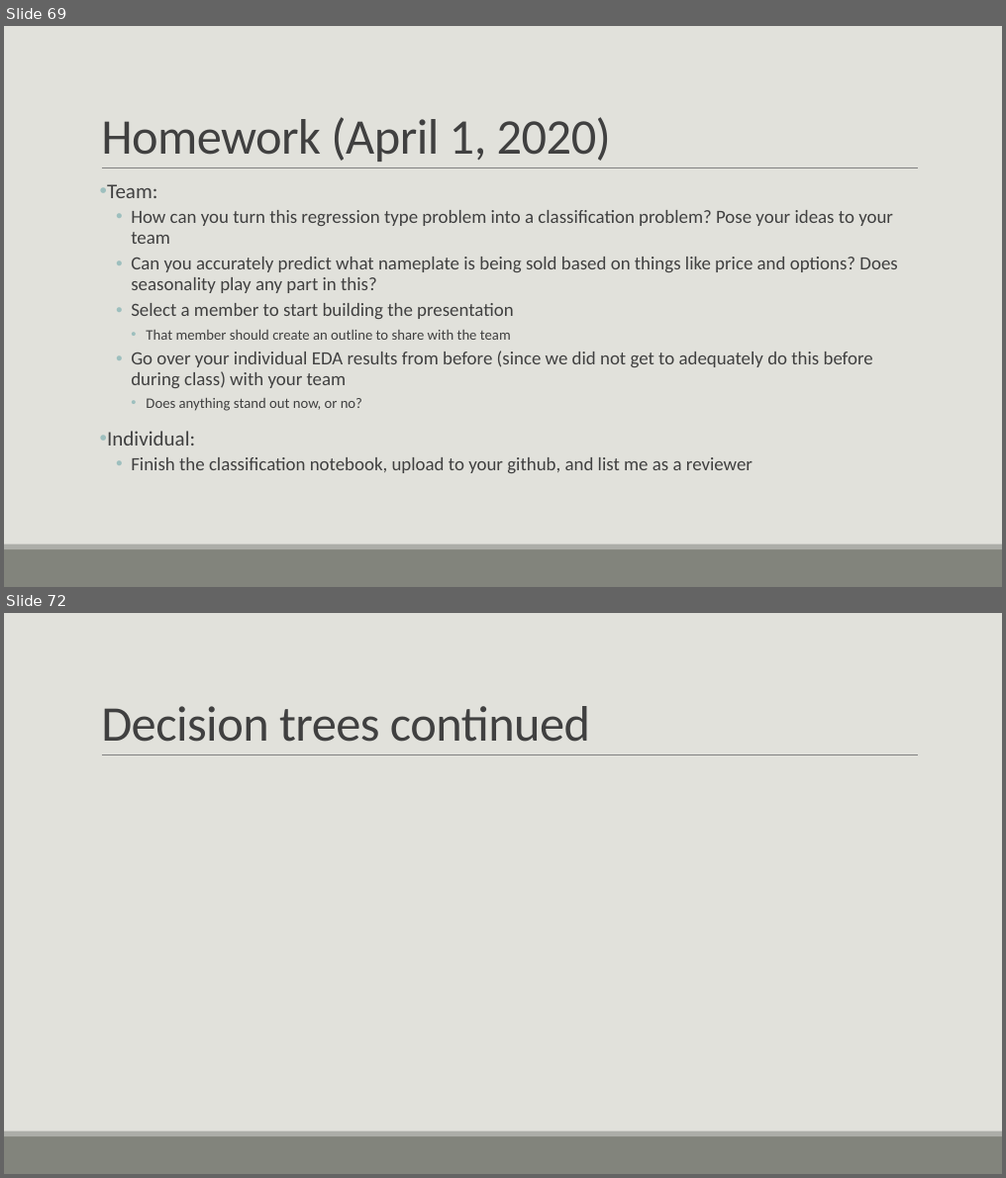
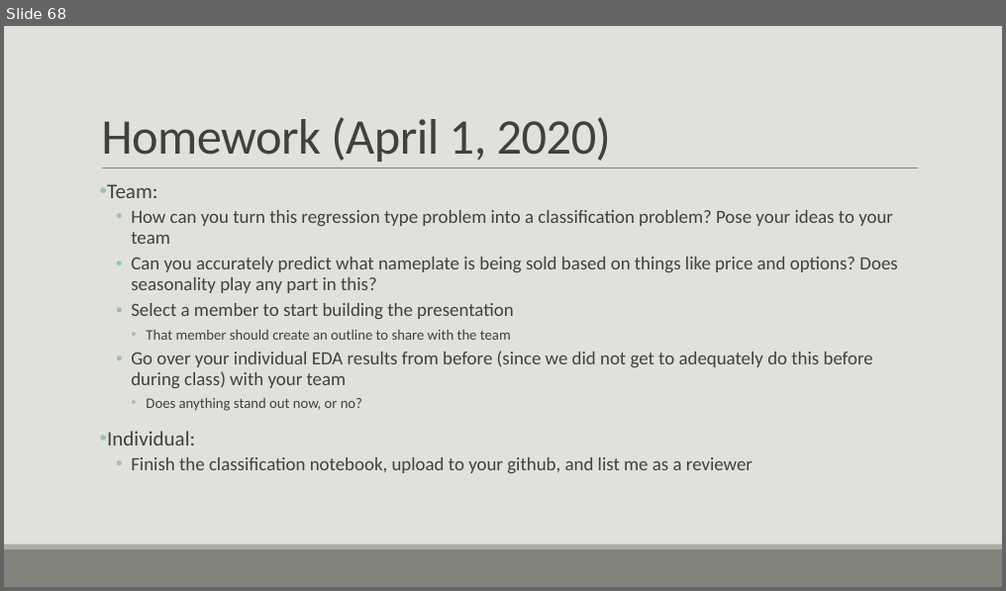
Before and after one commit to casey-whorton-waynestate/public-course-content, a slide deck: Wayne State Course.pptx. Shown one above the other, each under a label of ours: slides 69 and 72 before the commit, slide 68 after it; the slides between them are not shown. The pictures are 1006x1178 and 1006x591 pixels, drawn with LibreOffice and Linux fonts; fonts in the diff are those of the drawing. Boxes give left, top, right and bottom in pixels: in the first picture for what was removed or moved away, otherwise in the second. Text is boxed around its words. In the diff, an @@ line names an element or a change of style, - is before the commit and + after.

```diff
--- a/Wayne State Course.pptx
+++ b/Wayne State Course.pptx
@@ slide 72 removed at <box>4,613,1002,1174</box>, background #E1E1DB; not listed: 3 template elements that a slide beside it also shows @@
@@ title removed at <box>101,706,590,742</box> @@
-Decision trees continued
@@ what was slide 69 is now slide 68 @@
```
Also in this commit, not shown: 5 slides changed, 3 slides added, 4 other slides removed.
